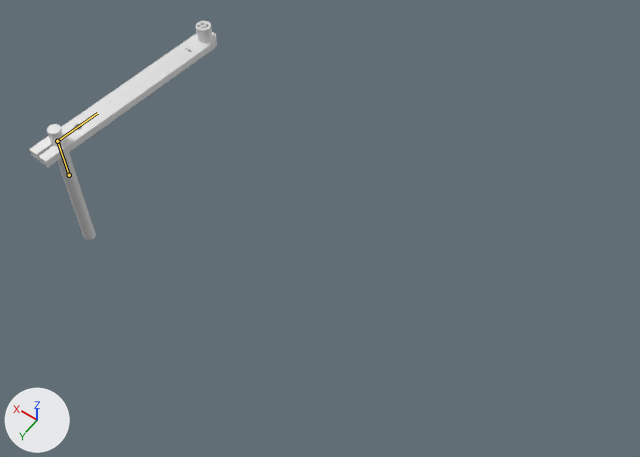
Renders of the glTF model Models/resetInput.glb from each side of a commit.
Camera for both pictures: a 50 mm lens placed at (-0.052, 0.233, 0.375), pointed at (0.139, -0.034, -0.044). Lighting does not change. The marker at lower left points along +X, +Y and +Z. The picture after the commit comes second. Both versions are drawn at frame 0 of the action 'ResetInput_Idle'; the numbers are the values there. The bones that bend it are drawn over the model as lines.

Objects in the first picture: '299_1_1'.
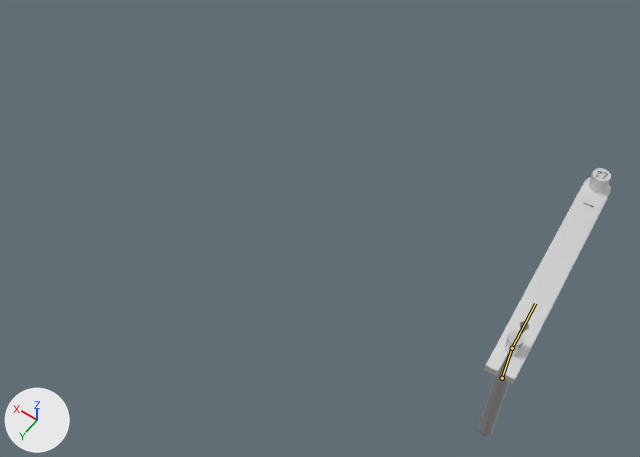
Boxes [x1, y1, x2, y2] around the edits, measured in the pictures (640 x 457 px):
'299_1_1', posed (29% narrower, 22% taller): before [29, 21, 217, 240]; after [478, 168, 611, 436]
bone 'Lever', root to tip: before (57, 141) to (97, 113); after (512, 348) to (535, 303)

What the commit changed:
Object 'ResetInput' (bone_rig_object) moves from (0.28, 0.03, 0.0) to (0.0, 0.0, 0.0).
Bone 'Lever' (bone_lever) turns from (0, 0, 5) to (0, 0, -5) degrees about its own x, y and z.
